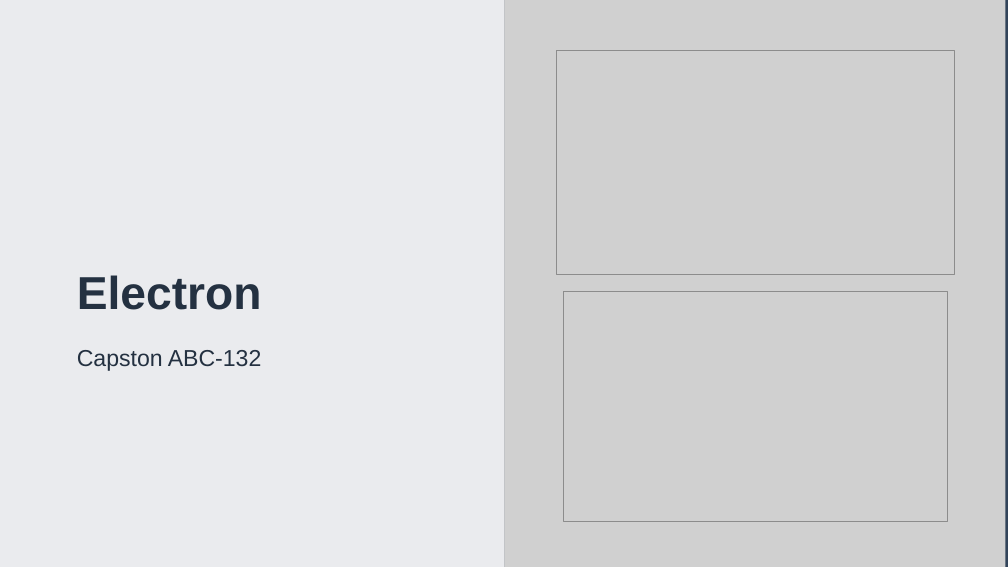
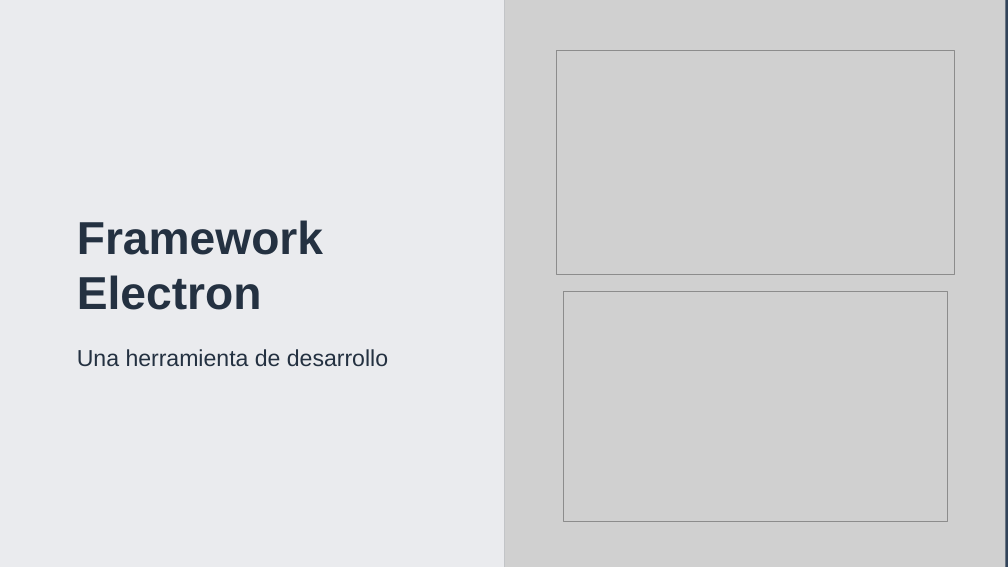
Before and after one commit to DonAlejandro01/ListenFinal, a slide deck: slide 1 of uploads/Electron.pptx. Drawn at 1008x567 pixels with LibreOffice and Linux fonts; fonts in the diff are those of the drawing; grey boxes stand for pictures; background and template pictures are left out. Boxes give left, top, right and bottom in pixels: in the first picture for what was removed or moved away, otherwise in the second. Text is boxed around its words. In the diff, an @@ line names an element or a change of style, - is before the commit and + after.

```diff
--- a/uploads/Electron.pptx
+++ b/uploads/Electron.pptx
@@ title at [77,220,323,310]: text changed @@
-Electron
+Framework Electron
@@ subtitle at [77,349,388,367]: text changed @@
-Capston ABC-132
+Una herramienta de desarrollo
```
Also in this commit, not shown: 1 other slide changed, 4 other files.
